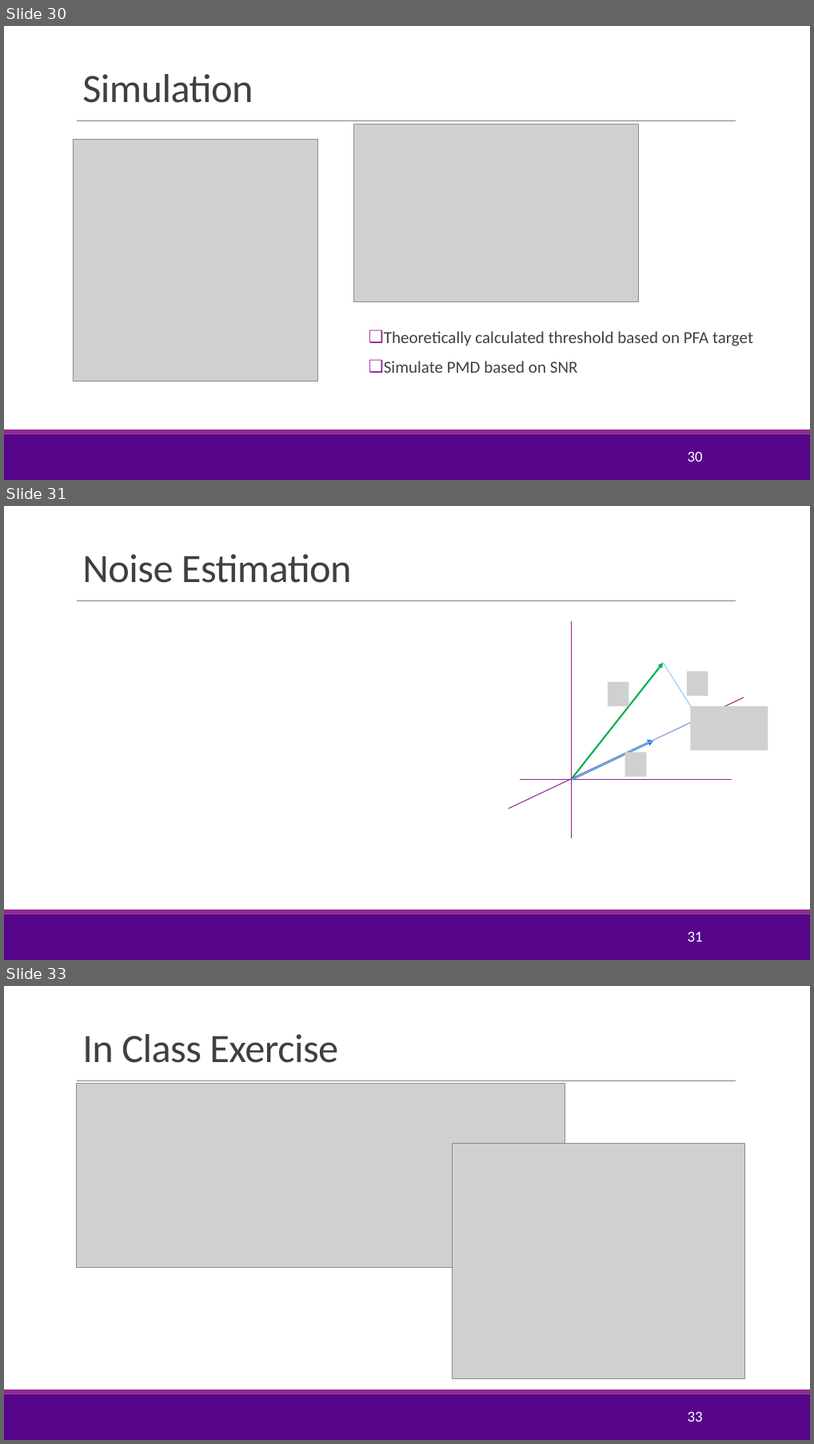
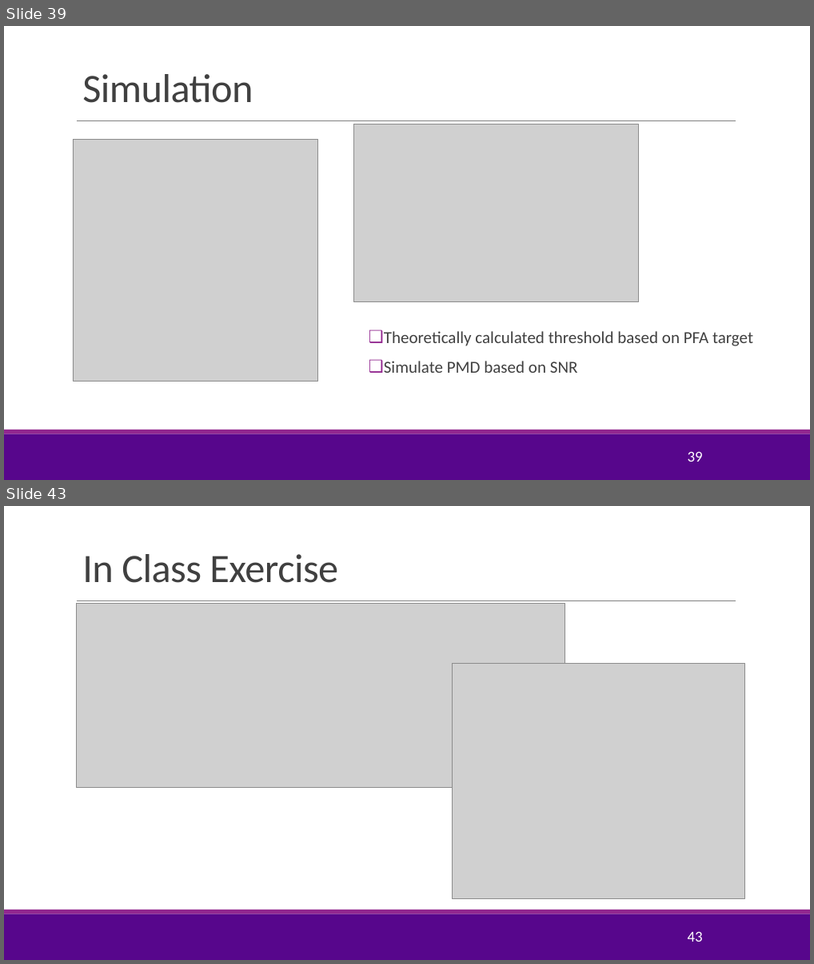
Before and after one commit to sdrangan/digitalcomm, a slide deck: Lectures/Unit07_Sync.pptx. Shown one above the other, each under a label of ours: slides 30, 31 and 33 before the commit, slides 39 and 43 after it; the slides between them are not shown. The pictures are 814x1444 and 814x964 pixels, drawn with LibreOffice and Linux fonts; fonts in the diff are those of the drawing; grey boxes stand for pictures; background and template pictures are left out. Boxes give left, top, right and bottom in pixels: in the first picture for what was removed or moved away, otherwise in the second. Text is boxed around its words. In the diff, an @@ line names an element or a change of style, - is before the commit and + after.

```diff
--- a/Lectures/Unit07_Sync.pptx
+++ b/Lectures/Unit07_Sync.pptx
@@ slide 31 removed at bbox=[4, 506, 810, 960], background #FFFFFF; not listed: 3 template elements that a slide beside it also shows @@
@@ title removed at bbox=[82, 554, 352, 583] @@
-Noise Estimation
@@ line removed from (572, 838) to (572, 621) @@
@@ arrow removed from (572, 779) to (663, 663) @@
@@ line removed from (663, 663) to (699, 718) @@
@@ picture removed at bbox=[687, 671, 708, 696] @@
@@ line removed from (509, 808) to (744, 697) @@
@@ picture removed at bbox=[608, 681, 630, 706] @@
@@ line removed from (572, 780) to (698, 718) @@
@@ picture removed at bbox=[690, 706, 768, 751] @@
@@ arrow removed from (572, 780) to (654, 740) @@
@@ picture removed at bbox=[626, 752, 646, 776] @@
@@ line removed from (521, 780) to (732, 780) @@
@@ page number removed at bbox=[688, 931, 703, 941] @@
-31
@@ what was slide 30 is now slide 39 @@
@@ page number at bbox=[688, 451, 703, 461]: text changed @@
-30
+39
@@ what was slide 33 is now slide 43 @@
@@ page number at bbox=[688, 931, 703, 941]: text changed @@
-33
+43
```
Also in this commit, not shown: 6 slides changed, 17 slides added, 1 other slide removed, 4 other files.
